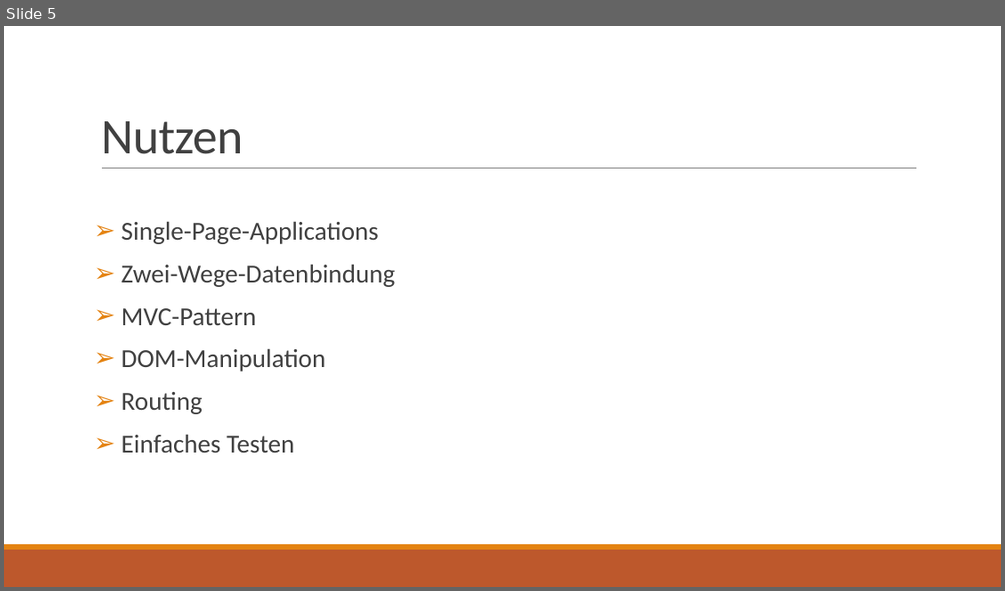
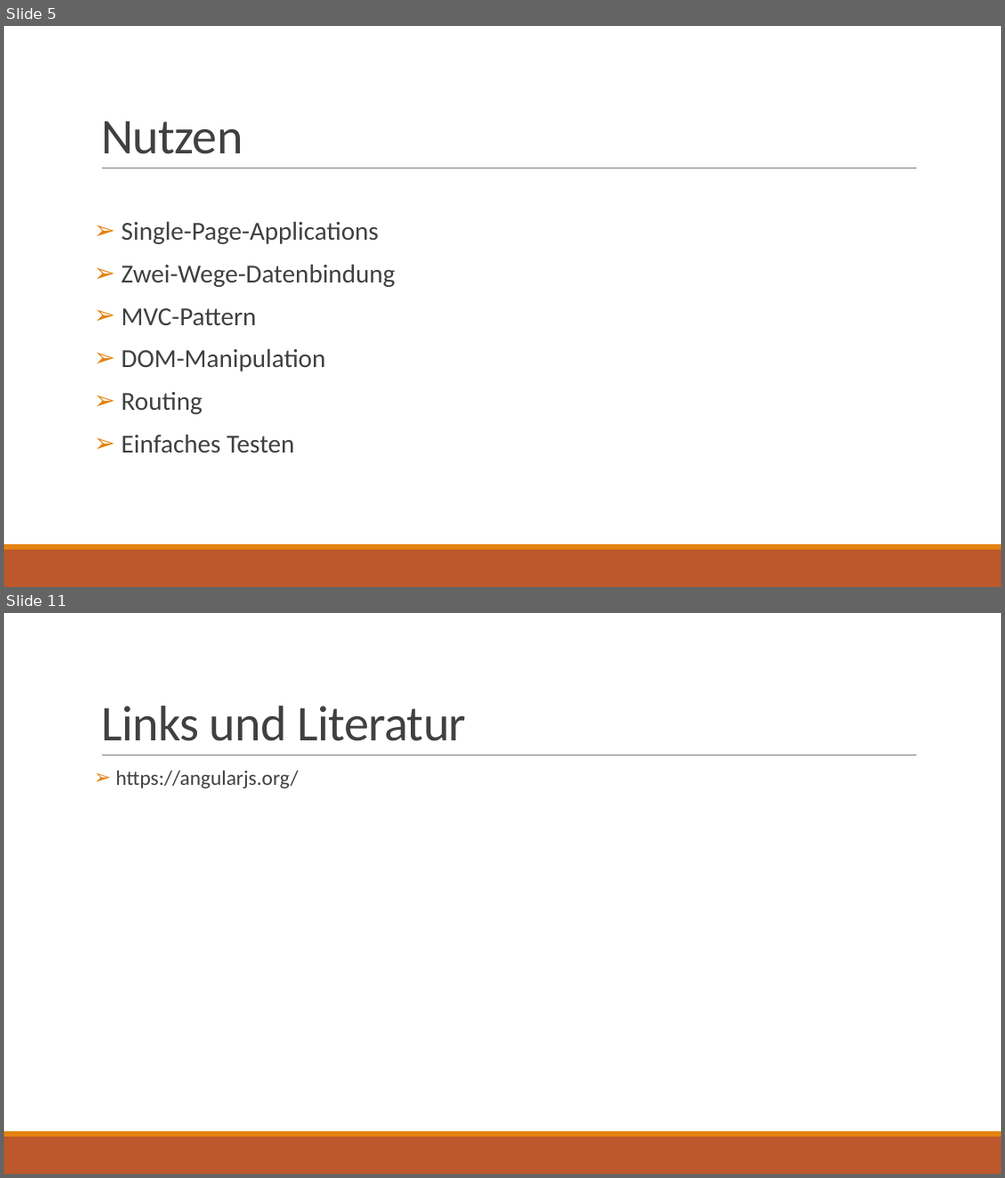
Before and after one commit to ptreyer/AngularJS, a slide deck: presentation/AngularJS.pptx. Shown one above the other, each under a label of ours: slide 5 before the commit, slides 5 and 11 after it; the slides between them are not shown. The pictures are 1005x591 and 1005x1178 pixels, drawn with LibreOffice and Linux fonts; fonts in the diff are those of the drawing. Boxes give left, top, right and bottom in pixels: in the first picture for what was removed or moved away, otherwise in the second. Text is boxed around its words. In the diff, an @@ line names an element or a change of style, - is before the commit and + after.

```diff
--- a/presentation/AngularJS.pptx
+++ b/presentation/AngularJS.pptx
@@ slide 11 added at (4, 613, 1001, 1174), background #FFFFFF; not listed: 3 template elements that a slide beside it also shows @@
@@ title added at (101, 706, 466, 741), 48 pt, text #404040 @@
+Links und Literatur
@@ text added at (116, 771, 299, 788), 20 pt, text #404040 @@
+➢ https://angularjs.org/
```
Also in this commit, not shown: 5 other slides added, 5 other files.
